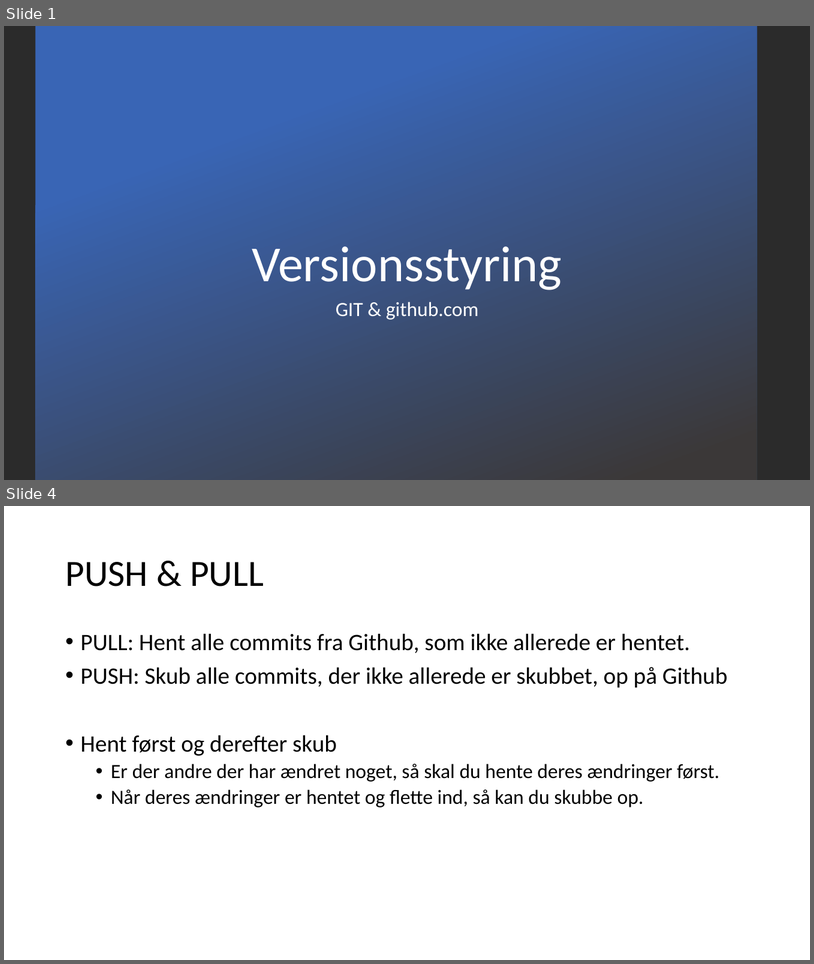
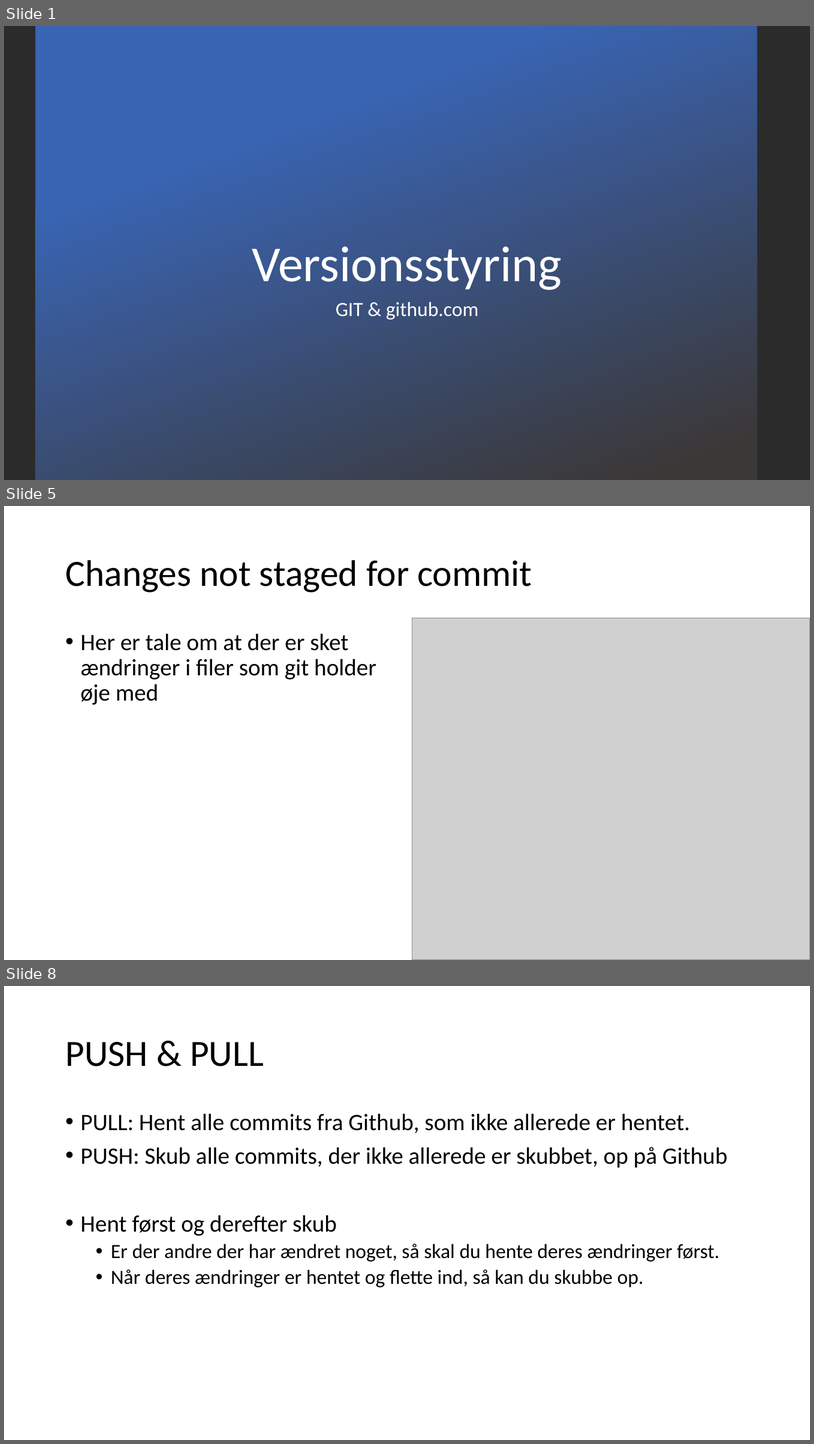
Before and after one commit to Paepke-cph/Git-Workshop, a slide deck: Docs/Versionsstyring.pptx. Shown one above the other, each under a label of ours: slides 1 and 4 before the commit, slides 1, 5 and 8 after it; the slides between them are not shown. The pictures are 814x964 and 814x1444 pixels, drawn with LibreOffice and Linux fonts; fonts in the diff are those of the drawing; grey boxes stand for pictures; background and template pictures are left out; a plain dark background stands for a picture behind light text. Boxes give left, top, right and bottom in pixels: in the first picture for what was removed or moved away, otherwise in the second. Text is boxed around its words. In the diff, an @@ line names an element or a change of style, - is before the commit and + after.

```diff
--- a/Docs/Versionsstyring.pptx
+++ b/Docs/Versionsstyring.pptx
@@ slide 5 added at <box>4,506,810,960</box>, background #FFFFFF @@
@@ title added at <box>65,560,532,592</box>, 44 pt, text #000000 @@
+Changes not staged for commit
@@ picture added at <box>413,618,810,960</box> @@
@@ text added at <box>81,633,377,705</box>, 28 pt, text #000000 @@
+• Her er tale om at der er sket ændringer i filer som git holder øje med
@@ what was slide 4 is now slide 8 @@
```
Also in this commit, not shown: 2 slides changed, 9 other slides added, 4 other files.
